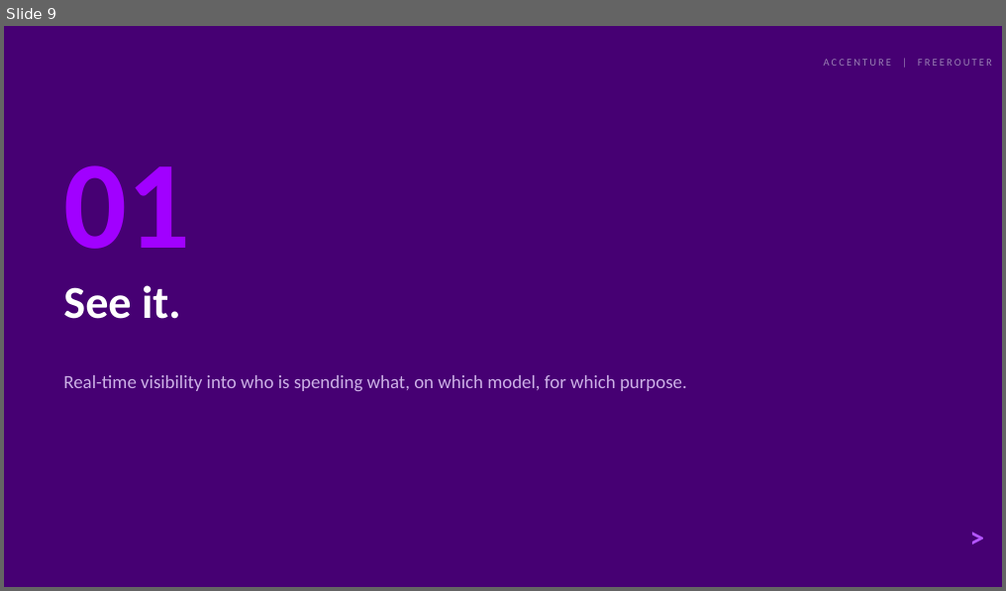
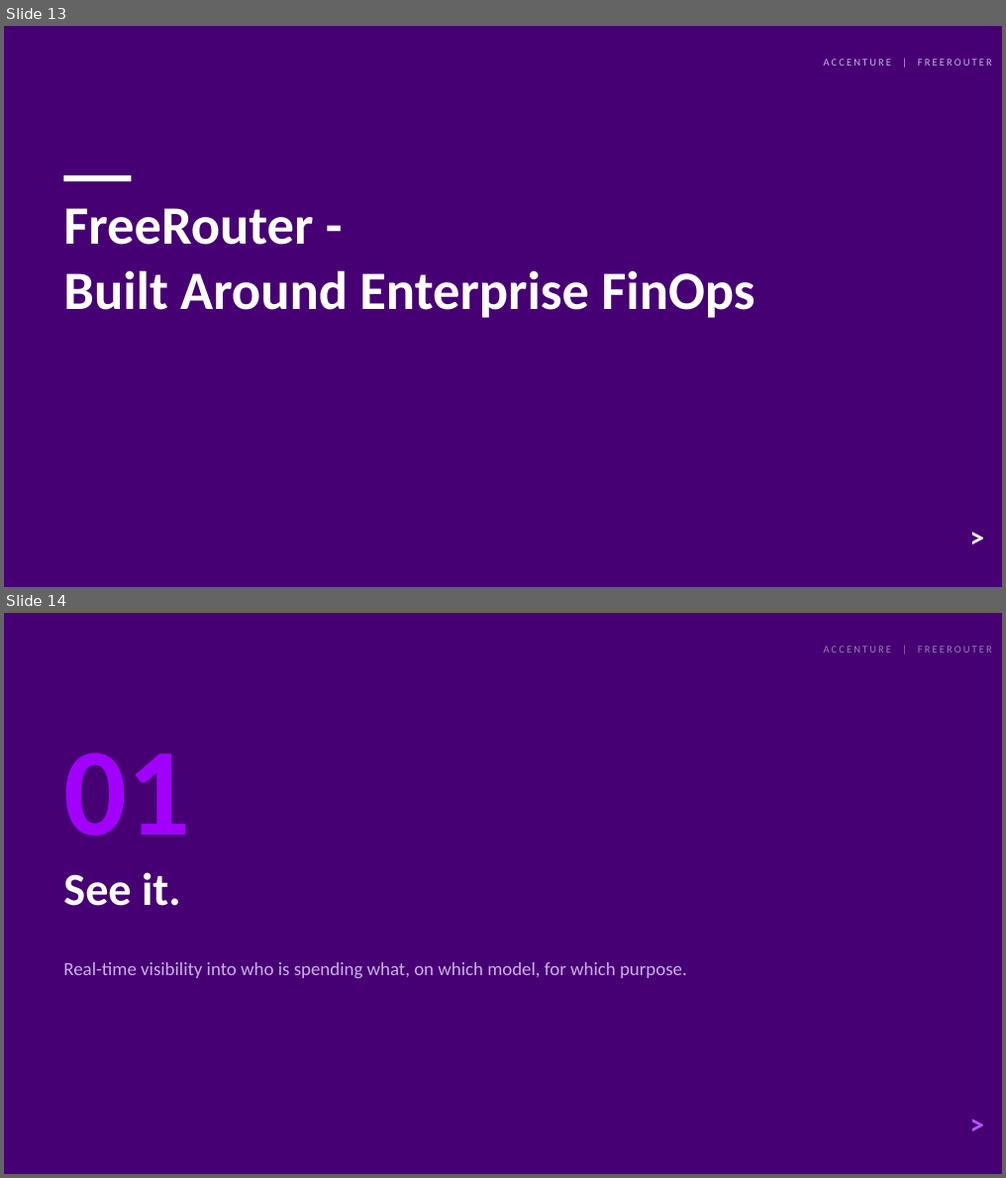
Before and after one commit to ahujrajat/freerouter, a slide deck: docs/Freerouter-FinOps-Presentation.pptx. Shown one above the other, each under a label of ours: slide 9 before the commit, slides 13 and 14 after it. The pictures are 1006x591 and 1006x1178 pixels, drawn with LibreOffice and Linux fonts; fonts in the diff are those of the drawing. Boxes give left, top, right and bottom in pixels: in the first picture for what was removed or moved away, otherwise in the second. Text is boxed around its words. In the diff, an @@ line names an element or a change of style, - is before the commit and + after.

```diff
--- a/docs/Freerouter-FinOps-Presentation.pptx
+++ b/docs/Freerouter-FinOps-Presentation.pptx
@@ slide 13 added at (4, 26, 1002, 587), background #FFFFFF @@
@@ rectangle added at (4, 26, 1002, 587), fill #460073 @@
@@ text added at (824, 59, 992, 66), 10 pt, text #CCB0E6 @@
+ACCENTURE | FREEROUTER
@@ rectangle added at (63, 175, 132, 181), fill #FFFFFF @@
@@ text added at (63, 208, 754, 318), 52 pt, text #FFFFFF, bold @@
+FreeRouter -
+Built Around Enterprise FinOps
@@ text added at (933, 519, 985, 554), 28 pt, text #FFFFFF, bold @@
+>
@@ what was slide 9 is now slide 14 @@
```
Also in this commit, not shown: 13 slides changed, 5 other slides added, 1 slide removed, 2 other files.
